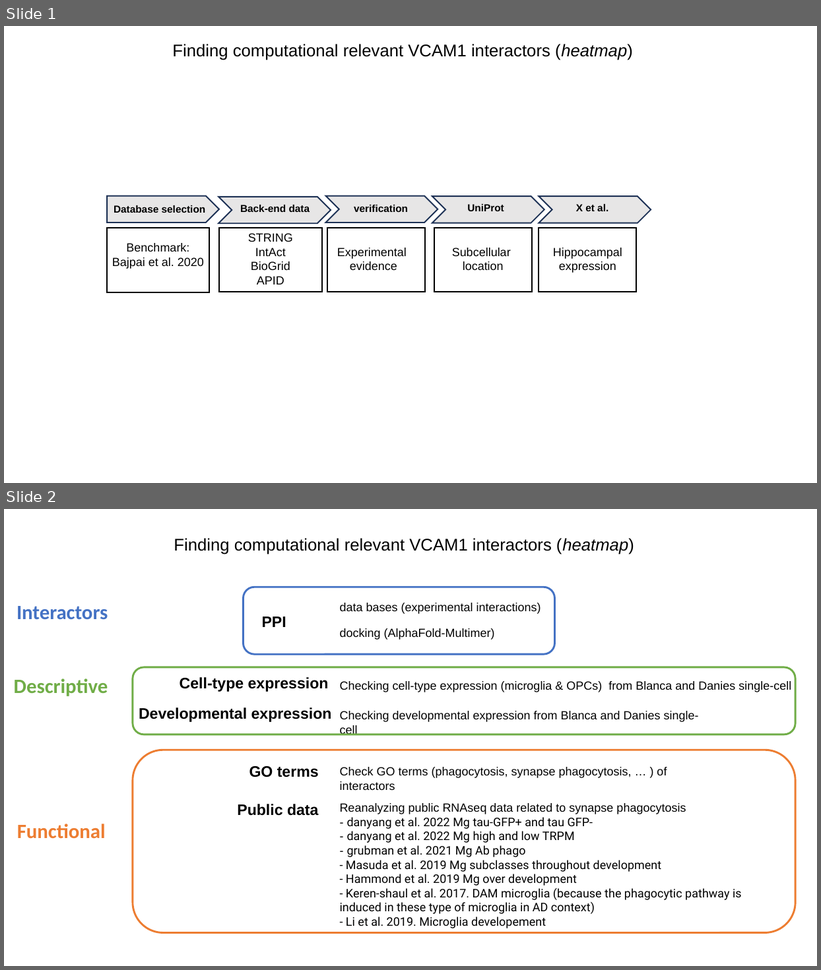
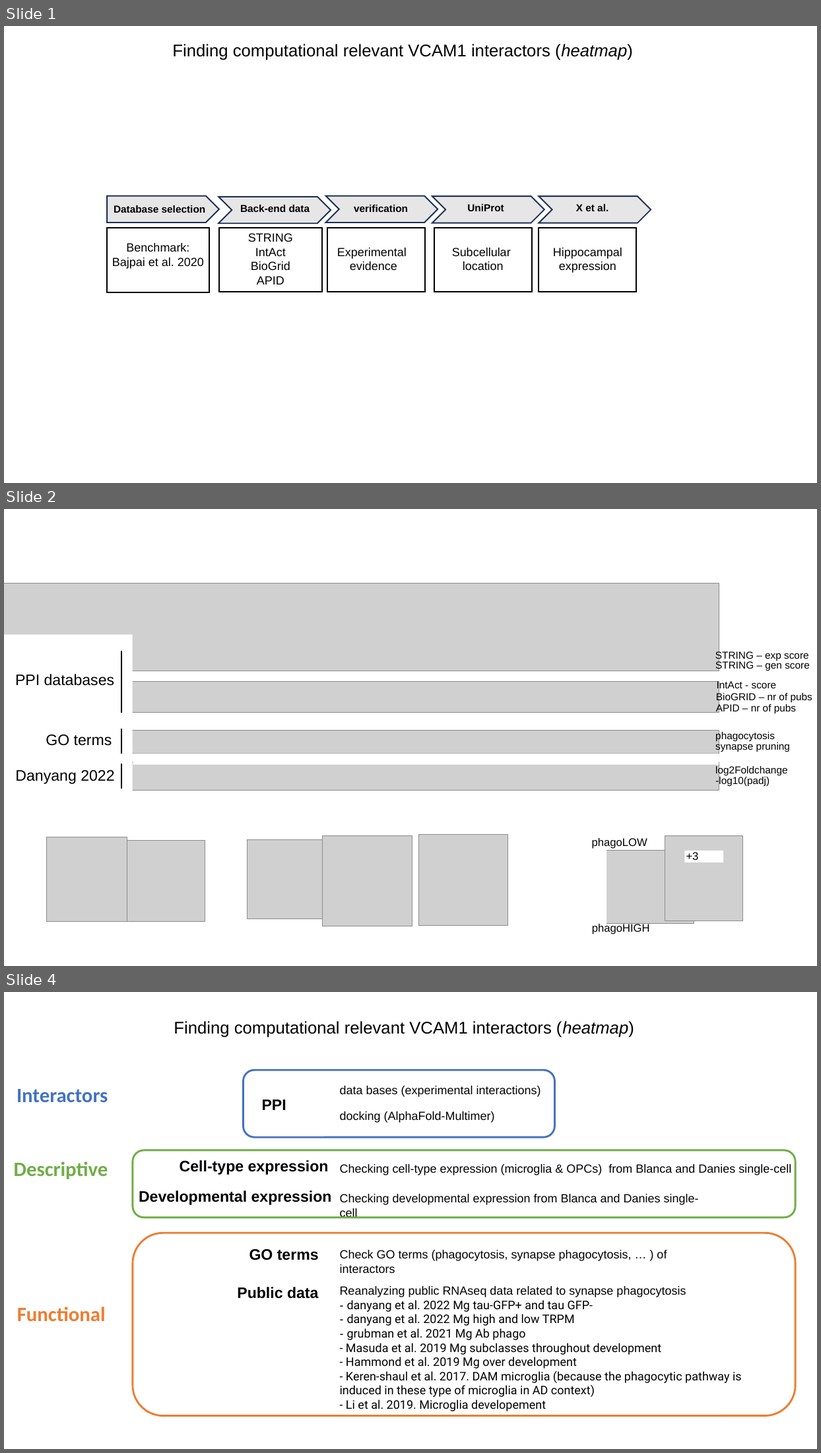
Before and after one commit to cgeyskens/phd, a slide deck: ppi/ppi-project.pptx. Shown one above the other, each under a label of ours: slides 1 and 2 before the commit, slides 1, 2 and 4 after it; the slides between them are not shown. The pictures are 821x970 and 821x1453 pixels, drawn with LibreOffice and Linux fonts; fonts in the diff are those of the drawing; grey boxes stand for pictures. Boxes give left, top, right and bottom in pixels: in the first picture for what was removed or moved away, otherwise in the second. Text is boxed around its words. In the diff, an @@ line names an element or a change of style, - is before the commit and + after.

```diff
--- a/ppi/ppi-project.pptx
+++ b/ppi/ppi-project.pptx
@@ slide 2 added at box(4, 509, 817, 966), background #FFFFFF @@
@@ picture added at box(4, 584, 719, 671) @@
@@ rectangle added at box(4, 634, 133, 804), fill #FFFFFF @@
@@ line added from (121, 650) to (121, 713), #000000 1.5 pt @@
@@ text added at box(715, 651, 809, 661), 12 pt, text #000000 @@
+STRING – exp score
@@ text added at box(715, 661, 810, 671), 12 pt, text #000000 @@
+STRING – gen score
@@ picture added at box(4, 682, 719, 713) @@
@@ text added at box(15, 674, 115, 686), 18 pt, text #000000 @@
+PPI databases
@@ text added at box(717, 681, 777, 691), 12 pt, text #000000 @@
+IntAct - score
@@ text added at box(716, 692, 812, 702), 12 pt, text #000000 @@
+BioGRID – nr of pubs
@@ text added at box(716, 703, 796, 714), 12 pt, text #000000 @@
+APID – nr of pubs
@@ picture added at box(4, 731, 719, 754) @@
@@ text added at box(46, 735, 112, 746), 18 pt, text #000000 @@
+GO terms
@@ line added from (121, 729) to (121, 754), #000000 1.5 pt @@
@@ text added at box(715, 731, 775, 741), 12 pt, text #000000 @@
+phagocytosis
@@ text added at box(715, 742, 790, 753), 12 pt, text #000000 @@
+synapse pruning
@@ picture added at box(4, 762, 719, 791) @@
@@ line added from (121, 764) to (121, 789), #000000 1.5 pt @@
@@ rectangle added at box(133, 754, 719, 764), fill #FFFFFF @@
@@ text added at box(715, 765, 787, 776), 12 pt, text #000000 @@
+log2Foldchange
@@ text added at box(15, 770, 114, 784), 18 pt, text #000000 @@
+Danyang 2022
@@ text added at box(715, 776, 770, 786), 12 pt, text #000000 @@
+-log10(padj)
@@ picture added at box(46, 837, 127, 922) @@
@@ picture added at box(127, 841, 205, 922) @@
@@ picture added at box(248, 840, 325, 919) @@
@@ picture added at box(322, 836, 412, 927) @@
@@ picture added at box(418, 835, 508, 925) @@
@@ rectangle added at box(568, 835, 607, 931), fill #FFFFFF @@
@@ text added at box(592, 838, 648, 849), 13 pt, text #000000 @@
+phagoLOW
@@ picture added at box(665, 836, 743, 921) @@
@@ picture added at box(604, 851, 694, 924) @@
@@ rectangle added at box(684, 851, 724, 863), fill #FFFFFF @@
@@ text added at box(686, 852, 699, 860), 13 pt, text #000000 @@
++3
@@ text added at box(592, 923, 650, 935), 13 pt, text #000000 @@
+phagoHIGH
@@ what was slide 2 is now slide 4 @@
```
Also in this commit, not shown: 1 other slide added, 4 other files.
